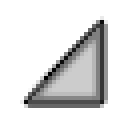
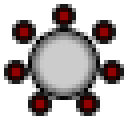
Layers edited between the first and the second 128 × 128 image:
painted on "Layer 2" over [8, 8, 120, 112]
painted on "Layer 1" over [32, 32, 96, 96]
